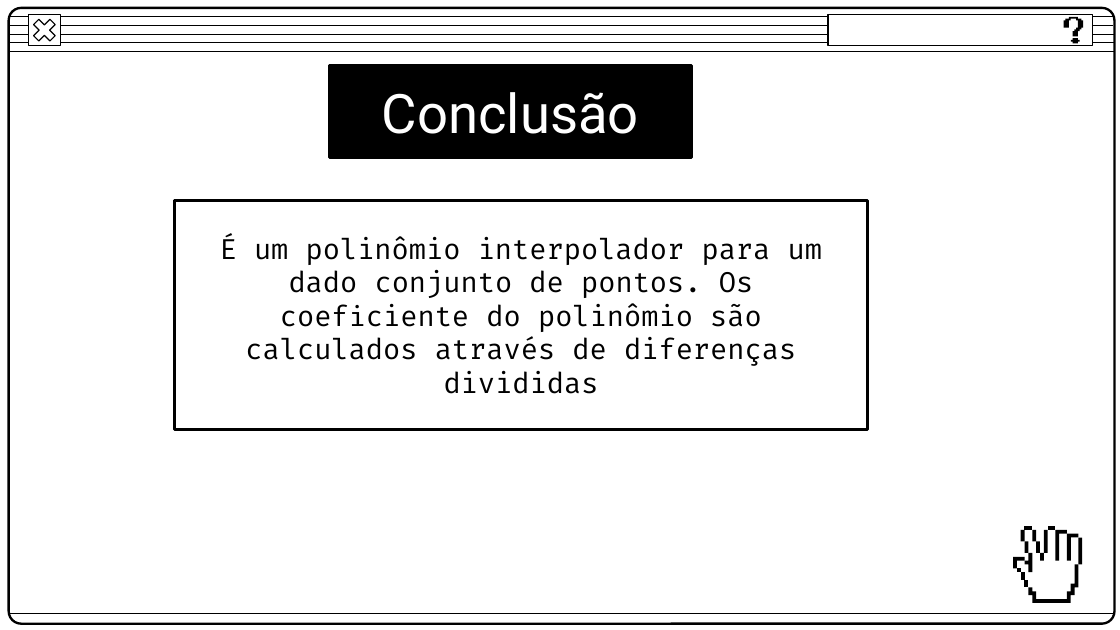
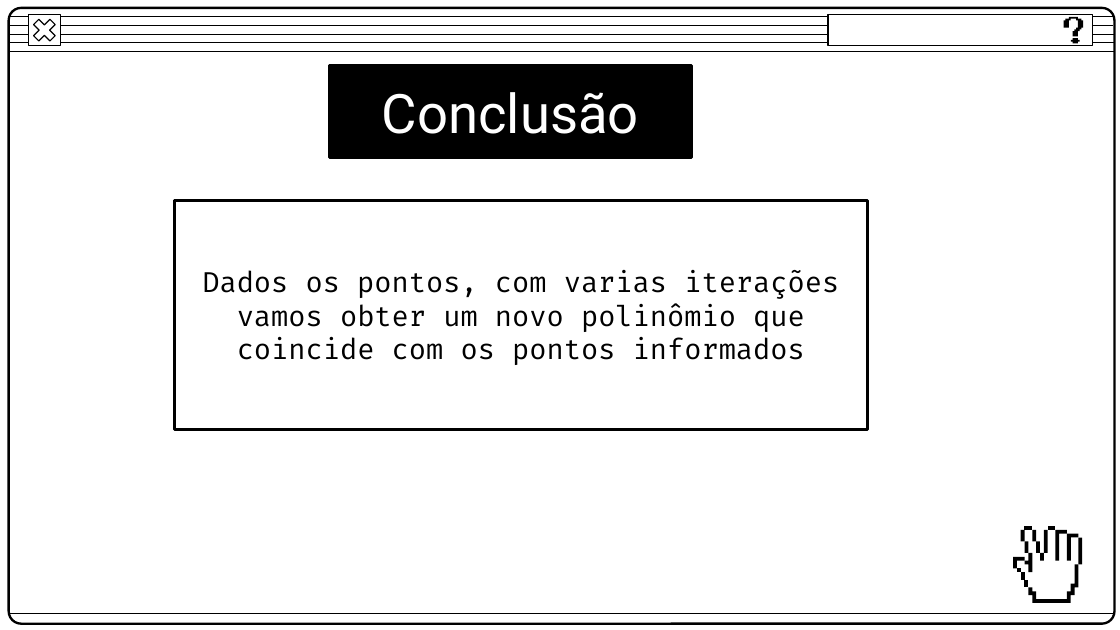
Before and after one commit to RedneyMonteiro15/Newton-DiferencasDivididas, a slide deck: slide 9 of Apresentação.pptx. Drawn at 1120x630 pixels with LibreOffice and Linux fonts; fonts in the diff are those of the drawing; background and template pictures are left out. Boxes give left, top, right and bottom in pixels: in the first picture for what was removed or moved away, otherwise in the second. Text is boxed around its words. In the diff, an @@ line names an element or a change of style, - is before the commit and + after.

```diff
--- a/Apresentação.pptx
+++ b/Apresentação.pptx
@@ text in rectangle at [202, 270, 839, 365]: text changed @@
-É um polinômio interpolador para um dado conjunto de pontos. Os coeficiente do polinômio são calculados através de diferenças divididas
+Dados os pontos, com varias iterações vamos obter um novo polinômio que coincide com os pontos informados
```
Also in this commit, not shown: 3 other slides changed, 10 other files.
